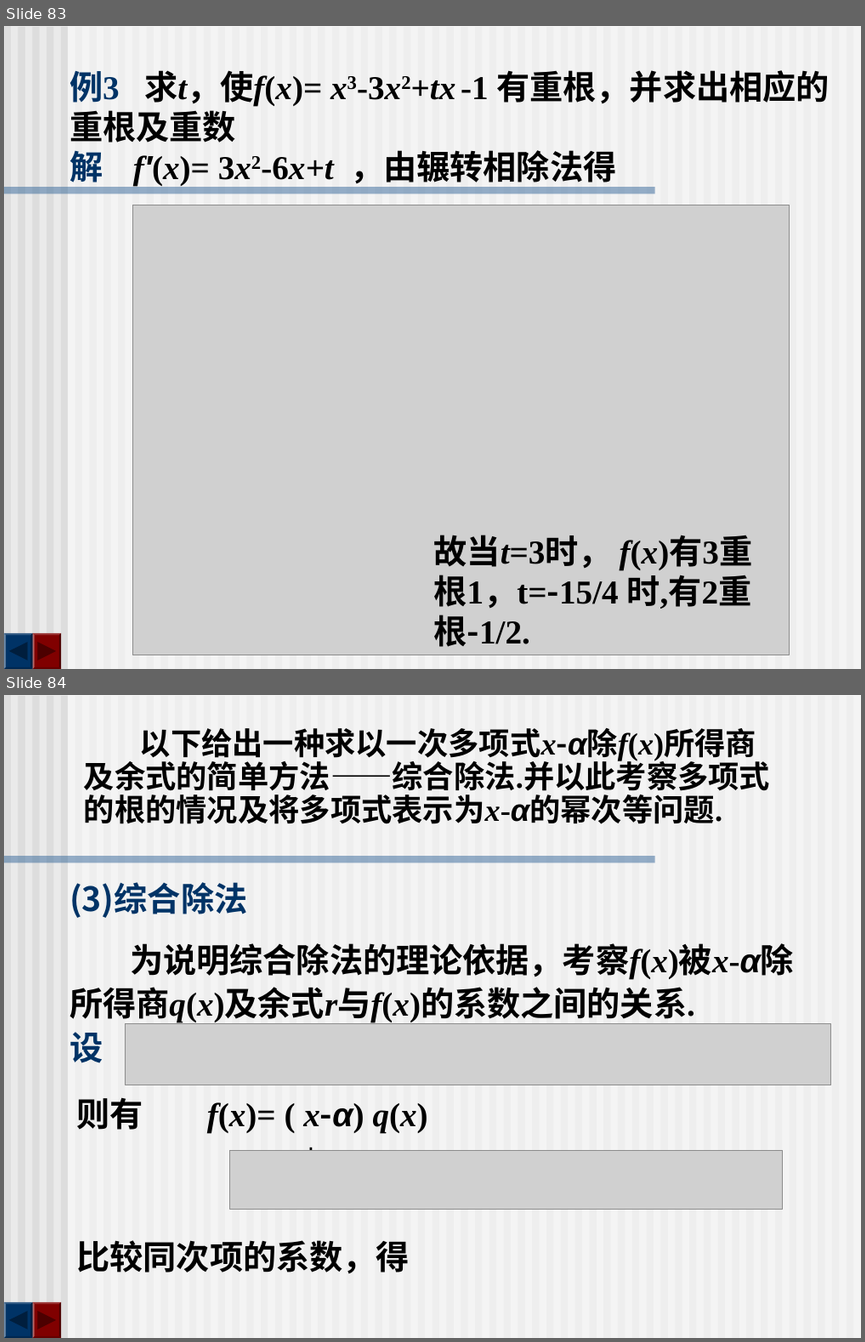
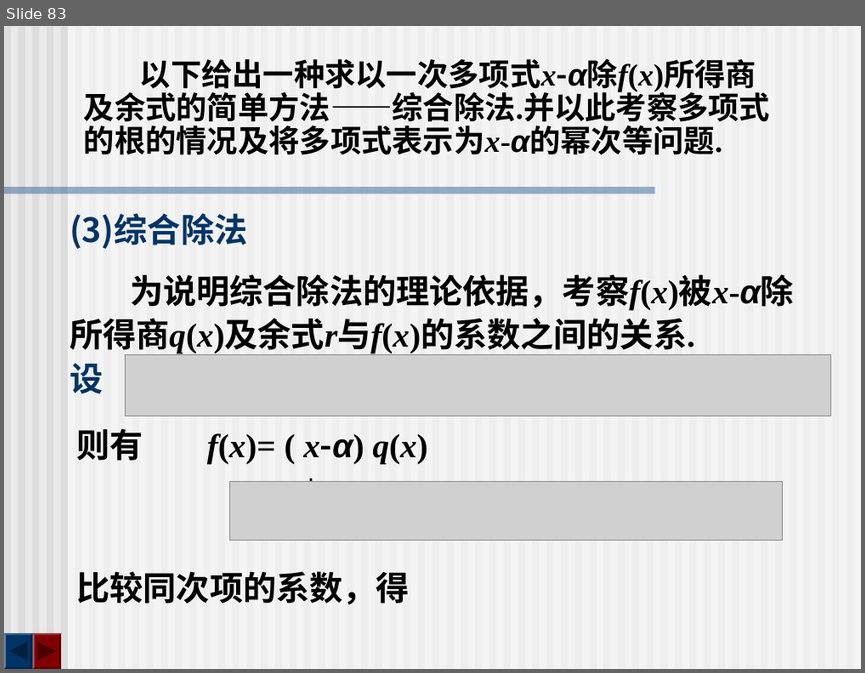
Before and after one commit to zhangbiaomath/zhangbiaomath.github.io, a slide deck: teaching/gaodai/课件/第1章-多项式.ppt. Shown one above the other, each under a label of ours: slides 83 and 84 before the commit, slide 83 after it. The pictures are 865x1342 and 865x673 pixels, drawn with LibreOffice and Linux fonts; fonts in the diff are those of the drawing; grey boxes stand for pictures. Boxes give left, top, right and bottom in pixels: in the first picture for what was removed or moved away, otherwise in the second. Text is boxed around its words. In the diff, an @@ line names an element or a change of style, - is before the commit and + after.

```diff
--- a/teaching/gaodai/课件/第1章-多项式.ppt
+++ b/teaching/gaodai/课件/第1章-多项式.ppt
@@ slide 83 removed at (x1=4, y1=26, x2=861, y2=669), background #EAEAEA; not listed: 64 template elements that a slide beside it also shows @@
@@ title removed at (x1=69, y1=70, x2=828, y2=188) @@
-例3 求t，使f(x)= x3-3x2+tx -1 有重根，并求出相应的重根及重数
-解 f′(x)= 3x2-6x+t ，由辗转相除法得
@@ picture removed at (x1=132, y1=205, x2=789, y2=654) @@
@@ text removed at (x1=433, y1=534, x2=753, y2=646) @@
-故当t=3时， f(x)有3重
-根1，t=-15/4 时,有2重
-根-1/2.
@@ what was slide 84 is now slide 83 @@
```
Also in this commit, not shown: 2 slides changed, 2 other slides removed, 3 other files.
